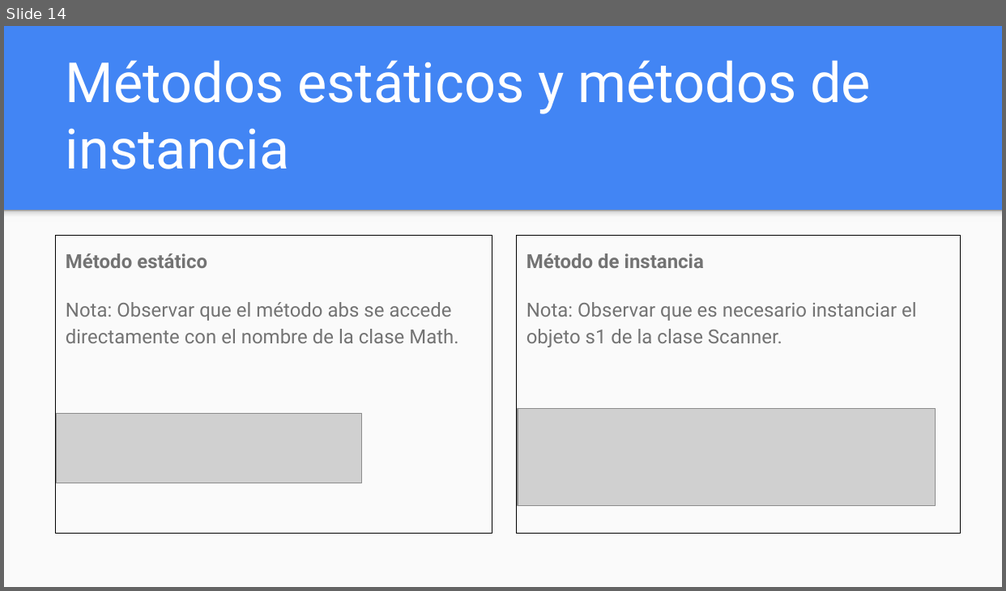
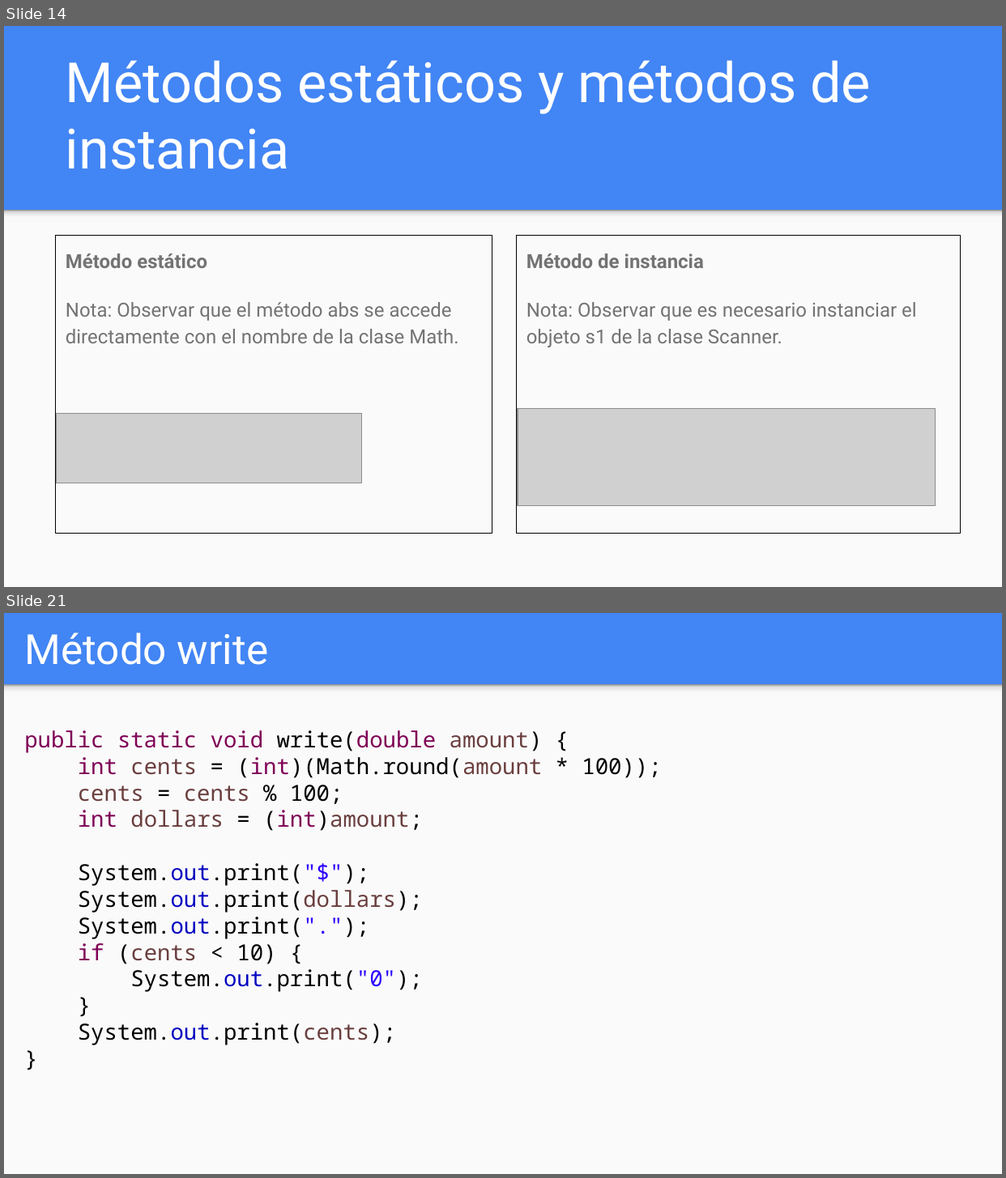
Before and after one commit to OMardil/INFO2, a slide deck: MOD06_Variables_y_metodos_estaticos/01 Presentacion/INFO2_MOD06-Variables_y_metodos_estaticos.pptx. Shown one above the other, each under a label of ours: slide 14 before the commit, slides 14 and 21 after it; the slides between them are not shown. The pictures are 1006x591 and 1006x1178 pixels, drawn with LibreOffice and Linux fonts; fonts in the diff are those of the drawing; grey boxes stand for pictures. Boxes give left, top, right and bottom in pixels: in the first picture for what was removed or moved away, otherwise in the second. Text is boxed around its words. In the diff, an @@ line names an element or a change of style, - is before the commit and + after.

Commit message:
Update Static methods MOD06

```diff
--- a/MOD06_Variables_y_metodos_estaticos/01 Presentacion/INFO2_MOD06-Variables_y_metodos_estaticos.pptx
+++ b/MOD06_Variables_y_metodos_estaticos/01 Presentacion/INFO2_MOD06-Variables_y_metodos_estaticos.pptx
@@ slide 21 added at box(4, 613, 1002, 1174), background #4285F4 @@
@@ title added at box(25, 632, 268, 665), 30 pt, text #FFFFFF @@
+Método write
@@ rectangle added at box(4, 685, 1002, 1174), fill #FAFAFA @@
@@ rectangle added at box(4, 685, 1002, 696), fill gradient #F9F9F9 to #DEDEDE to #999999 @@
@@ text added at box(24, 730, 661, 1046), 16 pt, text #000000 @@
+public static void write(double amount) {
+int cents = (int)(Math.round(amount * 100));
+cents = cents % 100;
+int dollars = (int)amount;
+System.out.print("$");
+System.out.print(dollars);
+System.out.print(".");
+if (cents < 10) {
+System.out.print("0");
+}
+System.out.print(cents);
+}
```
Also in this commit, not shown: 14 slides changed, 3 other slides added, 3 slides removed, 22 other files.
